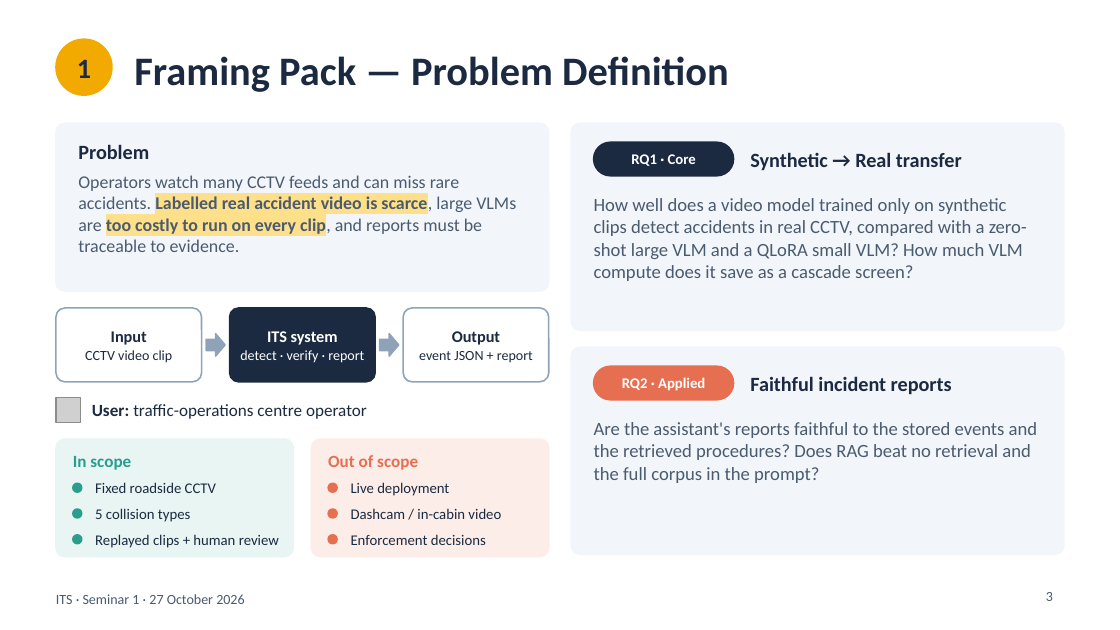
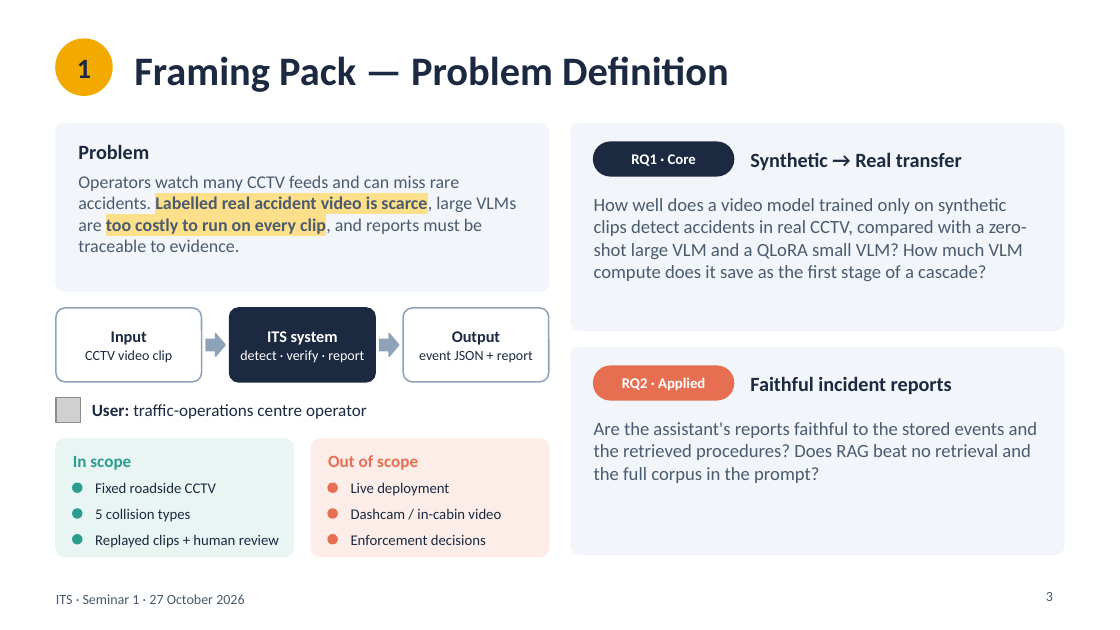
Before and after one commit to JudyDukmak/cctv-accident-ITS-system, a slide deck: slide 3 of Presentations/ITS_Seminar1_Presentation.pptx. Drawn at 1120x630 pixels with LibreOffice and Linux fonts; fonts in the diff are those of the drawing; grey boxes stand for pictures. Boxes give left, top, right and bottom in pixels: in the first picture for what was removed or moved away, otherwise in the second. Text is boxed around its words. In the diff, an @@ line names an element or a change of style, - is before the commit and + after.

```diff
--- a/Presentations/ITS_Seminar1_Presentation.pptx
+++ b/Presentations/ITS_Seminar1_Presentation.pptx
@@ text at box(594, 198, 1027, 281): text changed @@
-How well does a video model trained only on synthetic clips detect accidents in real CCTV, compared with a zero-shot large VLM and a QLoRA small VLM? How much VLM compute does it save as a cascade screen?
+How well does a video model trained only on synthetic clips detect accidents in real CCTV, compared with a zero-shot large VLM and a QLoRA small VLM? How much VLM compute does it save as the first stage of a cascade?
```
Also in this commit, not shown: 10 other slides changed.
